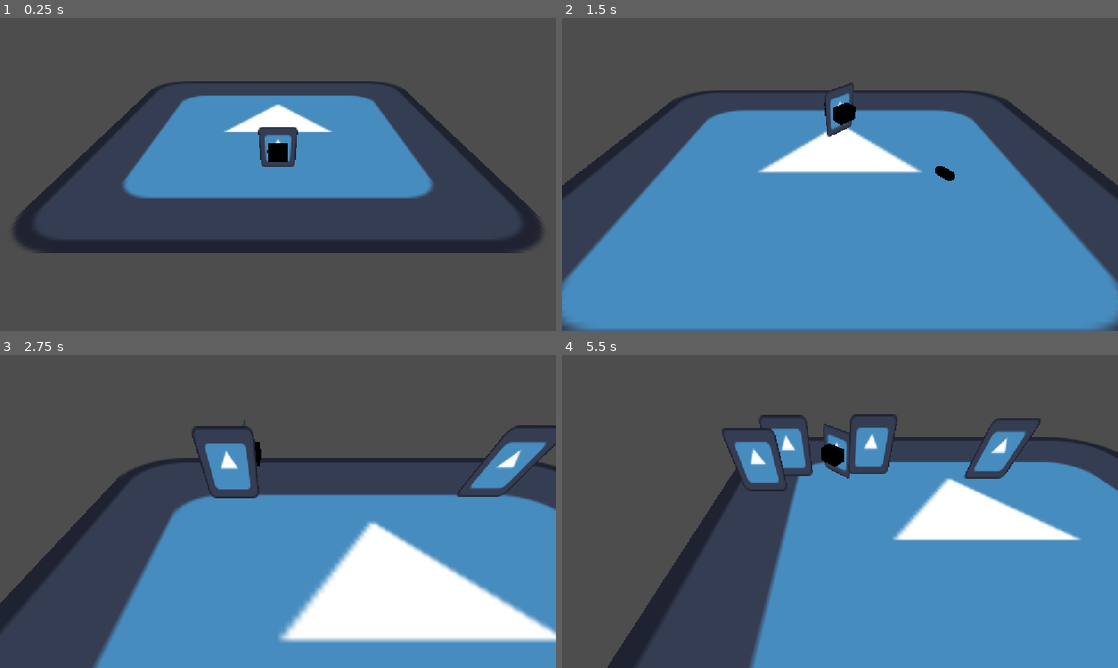
Above: before the commit, frames 1-4 (two rows, left to right).
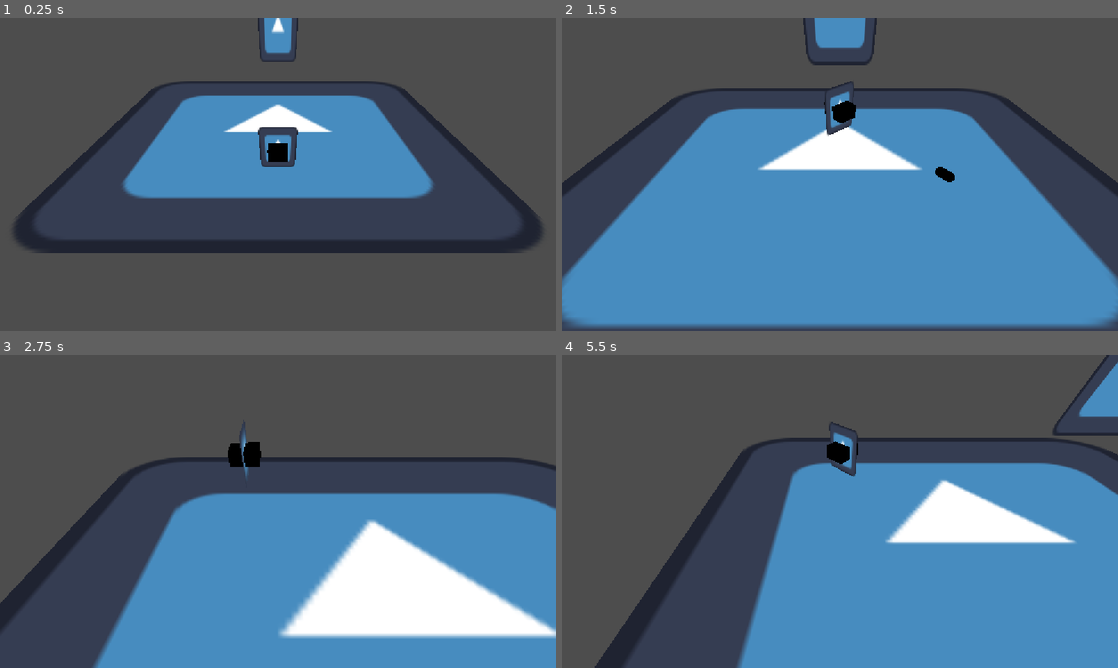
Above: after the commit, the same moments.

Repository: DiegoHernandez31/KDACS
Game: Godot game, scene res://scenes/levels/Debug_Level.tscn
Two runs of this game, one before a commit and one after it. Both use one fixed random seed, a clock stepped at 60 frames per second and the inputs below. This scene is started directly instead of the project's main scene. The engine's default icon, where the game draws it, is replaced by a stand-in: a white triangle on a blue panel in a dark square.
Inputs (mouse positions are in pixels of both pictures, inside the frame that each line leads up to):
- Up to frame 1 (0.25 s): no input
- Up to frame 2 (1.5 s): tap Enter (ui_accept) at 0.5, 0.77 s; move the mouse to (812, 237) at 0.52 s; hold W (ui_up) from 0.53 s (still down); click (812, 237) at 0.6 s; move the mouse to (1006, 221) at 1.27 s; click (1006, 221) at 1.35 s
- Up to frame 3 (2.75 s): tap Enter (ui_accept) at 1.52 s; move the mouse to (111, 464) at 2.02 s; release W (ui_up) at 2.03 s; hold A (ui_left) from 2.03 s (still down); click (111, 464) at 2.1 s
- Up to frame 4 (5.5 s): move the mouse to (867, 511) at 2.77 s; click (867, 511) at 2.85 s; tap Enter (ui_accept) at 3.02, 3.77, 4.52 s; move the mouse to (756, 433) at 3.52 s; release A (ui_left) at 3.53 s; hold S (ui_down) 3.53-4.28 s; click (756, 433) at 3.6 s; move the mouse to (962, 495) at 4.27 s; hold D (ui_right) 4.28-5.03 s; click (962, 495) at 4.35 s; move the mouse to (728, 527) at 5.02 s; hold W (ui_up) from 5.03 s (still down); click (728, 527) at 5.1 s

The runs differ from the first frame. In frame 1, 0.7% of the frame differs, in the area x 46-54%, y 0-14%; in frame 2, 6.6%; in frame 3, 5.9%; in frame 4, 10%, in the area x 5-100%, y 0-100%.

Commit message:
Revert "AddCollisionsAndDieCounter"

Diff:
--- a/scenes/characters/Jhon_Pick.tscn
+++ b/scenes/characters/Jhon_Pick.tscn
@@ -7,9 +7,8 @@
 [sub_resource type="CapsuleShape3D" id="CapsuleShape3D_un3et"]
 height = 1.6435547
 
-[node name="CharacterBody3D" type="CharacterBody3D" unique_id=2133185571 groups=["player"]]
+[node name="CharacterBody3D" type="CharacterBody3D" unique_id=2133185571]
 collision_layer = 2
-collision_mask = 3
 script = ExtResource("1_ptpx7")
 
 [node name="CollisionShape3D" type="CollisionShape3D" parent="." unique_id=57734452]
--- a/scenes/characters/enemy.tscn
+++ b/scenes/characters/enemy.tscn
@@ -5,10 +5,7 @@
 
 [sub_resource type="CapsuleShape3D" id="CapsuleShape3D_d33xg"]
 
-[sub_resource type="BoxShape3D" id="BoxShape3D_fulqv"]
-
 [node name="Enemy" type="CharacterBody3D" unique_id=141590176]
-process_mode = 1
 script = ExtResource("1_fulqv")
 
 [node name="CollisionShape3D" type="CollisionShape3D" parent="." unique_id=378649060]
@@ -17,14 +14,3 @@
 [node name="Sprite3D" type="Sprite3D" parent="." unique_id=632087859]
 transform = Transform3D(1, 0, 0, 0, 1.48, 0, 0, 0, 1, 0, 0, 0)
 texture = ExtResource("2_f2e6v")
-
-[node name="AttackArea" type="Area3D" parent="." unique_id=3145319]
-collision_layer = 0
-collision_mask = 2
-
-[node name="CollisionShape3D" type="CollisionShape3D" parent="AttackArea" unique_id=884815329]
-transform = Transform3D(2.9999692, -0.011387211, 0.0073638866, 0.01135786, 2.9999547, 0.011935189, -0.007409079, -0.011907188, 2.999967, 0, 0, 0)
-shape = SubResource("BoxShape3D_fulqv")
-
-[connection signal="body_entered" from="AttackArea" to="." method="_on_attack_area_body_entered"]
-[connection signal="body_exited" from="AttackArea" to="." method="_on_attack_area_body_exited"]
--- a/scenes/levels/Debug_Level.tscn
+++ b/scenes/levels/Debug_Level.tscn
@@ -1,27 +1,20 @@
 [gd_scene format=3 uid="uid://bnx8dasmkrhh3"]
 
 [ext_resource type="PackedScene" uid="uid://bbef8js0k1xdy" path="res://scenes/characters/Jhon_Pick.tscn" id="1_5nid0"]
-[ext_resource type="Script" uid="uid://dphalerisxyfd" path="res://scripts/components/LevelManager.gd" id="1_e4ye6"]
 [ext_resource type="Texture2D" uid="uid://m5i2oylulh8x" path="res://icon.svg" id="1_x5ymp"]
 [ext_resource type="PackedScene" uid="uid://c108b11oonfmc" path="res://scenes/characters/enemy.tscn" id="2_d33xg"]
 [ext_resource type="Script" uid="uid://b1rr3fuefppff" path="res://scripts/components/cameraPlayer.gd" id="3_ckyui"]
-[ext_resource type="PackedScene" uid="uid://c17kllv02vq0f" path="res://scenes/misc/enemySpawner.tscn" id="4_3hn1f"]
 
 [sub_resource type="BoxShape3D" id="BoxShape3D_5nid0"]
 size = Vector3(16.937805, 1.1748047, 11.358612)
 
 [node name="Node3D" type="Node3D" unique_id=992782541]
-script = ExtResource("1_e4ye6")
 
-[node name="Player" parent="." unique_id=2133185571 instance=ExtResource("1_5nid0")]
+[node name="CharacterBody3D" parent="." unique_id=2133185571 instance=ExtResource("1_5nid0")]
 transform = Transform3D(1, 0, 0, 0, 1, 0, 0, 0, 1, 0, 1.7054877, 0)
 
-[node name="EnemySpawner" parent="." unique_id=1104221265 instance=ExtResource("4_3hn1f")]
-transform = Transform3D(1, 0, 0, 0, 1, 0, 0, 0, 1, 4.8593435, 1.5443702, -6.141657)
-enemy_scene = ExtResource("2_d33xg")
-
-[node name="EnemySpawner2" parent="." unique_id=209596819 instance=ExtResource("4_3hn1f")]
-transform = Transform3D(1, 0, 0, 0, 1, 0, 0, 0, 1, -4.9049206, 1.6959805, -6.108165)
+[node name="Enemy" parent="." unique_id=141590176 instance=ExtResource("2_d33xg")]
+transform = Transform3D(1, 0, 0, 0, 1, 0, 0, 0, 1, 0, 4.052291, -3.1639633)
 
 [node name="StaticBody3D" type="StaticBody3D" parent="." unique_id=48323474]
 
@@ -37,4 +30,4 @@
 [node name="Camera3D" type="Camera3D" parent="." unique_id=952598562 node_paths=PackedStringArray("target")]
 transform = Transform3D(1, 0, 0, 0, 0.70710677, 0.70710677, 0, -0.70710677, 0.70710677, 0, 7.8738747, 4.5980306)
 script = ExtResource("3_ckyui")
-target = NodePath("../Player")
+target = NodePath("../CharacterBody3D")
--- a/scenes/misc/enemySpawner.tscn
+++ /dev/null
@@ -1,14 +0,0 @@
-[gd_scene format=3 uid="uid://c17kllv02vq0f"]
-
-[ext_resource type="Script" uid="uid://q4wugoitm8wc" path="res://scripts/components/enemySpawner.gd" id="1_3d7je"]
-[ext_resource type="PackedScene" uid="uid://c108b11oonfmc" path="res://scenes/characters/enemy.tscn" id="2_cs4k0"]
-
-[node name="EnemySpawner" type="Node3D" unique_id=1104221265]
-script = ExtResource("1_3d7je")
-enemy_scene = ExtResource("2_cs4k0")
-
-[node name="SpawnTimer" type="Timer" parent="." unique_id=1820509765]
-
-[node name="SpawnPoint1" type="Marker3D" parent="." unique_id=1071661515]
-
-[node name="SpawnPoint2" type="Marker3D" parent="." unique_id=2081859223]
--- a/scripts/components/LevelManager.gd
+++ /dev/null
@@ -1,26 +0,0 @@
-extends Node3D
-
-var total_enemies: int = 0
-var enemies_killed: int = 0
-var level_completed: bool = false
-
-func _ready():
-	add_to_group("level_manager")
-	await get_tree().process_frame
-	var spawners = get_tree().get_nodes_in_group("spawner")
-	for s in spawners:
-		total_enemies += s.total_enemies_this_level
-	print("Misión: Sobrevivir a ", total_enemies, " enemigos.")
-	print("Muertos: ", enemies_killed, "/", total_enemies)
-
-func enemy_died():
-	if level_completed:
-		return
-
-	enemies_killed += 1
-	var remaining = total_enemies - enemies_killed
-	print("Enemigo destruido. Quedan por eliminar: ", remaining)
-
-	if enemies_killed >= total_enemies:
-		level_completed = true
-		print("¡NIVEL COMPLETADO! Has sobrevivido a las oleadas.")
--- a/scripts/components/enemy.gd
+++ b/scripts/components/enemy.gd
@@ -1,83 +1,12 @@
 extends CharacterBody3D
 
-signal died
+@onready var sprite = $Sprite3D
 
-@export var max_health: int = 100
-@export var move_speed: float = 3.0
-@export var attack_damage: int = 10
-@export var attack_speed: float = 1.0 # Tiempo entre cada golpe (segundos)
-
-var current_health: int
-var player: Node3D
-var player_in_range: Node3D = null # Almacena al jugador si está a rango de ataque
-var attack_timer: float = 0.0
+const SPEED = 5.0
 
 var gravity = ProjectSettings.get_setting("physics/3d/default_gravity")
 
-func _ready():
-	current_health = max_health
-	player = get_tree().get_first_node_in_group("player")
-
 func _physics_process(delta):
-	# 1. Aplicar gravedad
+	# Aplicar gravedad
 	if not is_on_floor():
 		velocity.y -= gravity * delta
-
-	# 2. Lógica de Persecución y Ataque
-	if player != null:
-		if player_in_range != null:
-			# El jugador ESTÁ en el área de ataque. Nos detenemos.
-			velocity.x = 0
-			velocity.z = 0
-
-			# Lógica de daño periódico
-			attack_timer -= delta
-			if attack_timer <= 0.0:
-				if player_in_range.has_method("take_damage"):
-					player_in_range.take_damage(attack_damage)
-				attack_timer = attack_speed # Reiniciamos el temporizador
-		else:
-			# El jugador NO ESTÁ a rango. Lo perseguimos.
-			var direction = (player.global_position - global_position)
-			direction.y = 0
-			direction = direction.normalized()
-
-			velocity.x = direction.x * move_speed
-			velocity.z = direction.z * move_speed
-
-			# Preparamos el ataque para golpear de inmediato al alcanzarlo
-			attack_timer = 0.0
-	else:
-		velocity.x = move_toward(velocity.x, 0, move_speed)
-		velocity.z = move_toward(velocity.z, 0, move_speed)
-
-	# 3. Mover
-	move_and_slide()
-
-# --- SEÑALES DEL ATTACK AREA ---
-func _on_attack_area_body_entered(body):
-	if body.is_in_group("player"):
-		print("¡Jugador detectado por el área! Deteniendo enemigo.")
-		player_in_range = body
-
-func _on_attack_area_body_exited(body):
-	if body.is_in_group("player"):
-		print("Jugador salió del área. Reanudando persecución.")
-		player_in_range = null
-
-# --- SISTEMA DE SALUD DEL ENEMIGO ---
-# enemy.gd (solo emite, NO llama al LevelManager)
-var is_dead: bool = false
-
-func die():
-	if is_dead:
-		return
-	is_dead = true
-	died.emit()
-	queue_free()
-func take_damage(amount: int):
-	if is_dead:
-		return
-	current_health -= amount
-	if current_health <= 0:
-		die()
--- a/scripts/components/enemySpawner.gd
+++ /dev/null
@@ -1,57 +0,0 @@
-extends Node3D
-
-@export var enemy_scene: PackedScene # Aquí arrastrarás tu Enemy.tscn
-@export var total_enemies_this_level: int = 10
-@export var spawn_interval: float = 2.0
-
-var enemies_spawned: int = 0
-var enemies_alive: int = 0
-var spawn_points: Array[Node3D] = []
-
-@onready var spawn_timer = $SpawnTimer
-
-func _ready():
-	add_to_group("spawner")
-	# Recolectamos todos los Marker3D para usarlos como puntos de spawn
-	for child in get_children():
-		if child is Marker3D:
-			spawn_points.append(child)
-
-	if spawn_points.is_empty():
-		print("¡ADVERTENCIA: No hay Marker3D en el Spawner para posicionar enemigos!")
-
-	# Configuramos el temporizador
-	spawn_timer.wait_time = spawn_interval
-	spawn_timer.timeout.connect(_on_spawn_timer_timeout)
-	spawn_timer.start()
-
-func _on_spawn_timer_timeout():
-	if enemies_spawned < total_enemies_this_level:
-		spawn_enemy()
-	else:
-		spawn_timer.stop() # Ya salieron todos, detenemos el reloj
-
-func spawn_enemy():
-	if enemy_scene == null or spawn_points.is_empty():
-		return
-
-	var new_enemy = enemy_scene.instantiate()
-
-	# Conectar la señal ANTES de añadirlo
-	new_enemy.died.connect(_on_enemy_died)
-
-	var point = spawn_points.pick_random()
-
-	# Primero add_child, después la posición
-	get_parent().add_child(new_enemy)
-	new_enemy.global_position = point.global_position
-
-	enemies_spawned += 1
-	enemies_alive += 1
-	print(name, " spawneó. Le quedan por salir: ", total_enemies_this_level - enemies_spawned)
-
-# enemySpawner.gd
-func _on_enemy_died():
-	var manager = get_tree().get_first_node_in_group("level_manager")
-	if manager:
-		manager.enemy_died()
--- a/scripts/components/player.gd
+++ b/scripts/components/player.gd
@@ -6,23 +6,10 @@
 
 const SPEED = 5.0
 const JUMP_VELOCITY = 4.5
-var health: int = 100
-
-func take_damage(amount: int):
-
-	if is_dead:
-		return
-	health -= amount
-	print("Jugador recibió daño. Vida restante: ", health)
-	if health <= 0:
-		print("El jugador ha muerto.")
-		die()
-		# Aquí luego puedes reiniciar el nivel o mostrar pantalla de Game Over
 
 var gravity = ProjectSettings.get_setting("physics/3d/default_gravity")
 
 func _physics_process(delta):
-
 	# Aplicar gravedad
 	if not is_on_floor():
 		velocity.y -= gravity * delta
@@ -78,19 +65,3 @@
 		if aim_pivot.has_node("Weapon"):
 			var weapon = aim_pivot.get_node("Weapon")
 			weapon.shoot()
-
-
-var is_dead: bool = false # Esta es nuestra barrera de seguridad
-
-func die():
-	is_dead = true # Activamos la bandera para no recibir más daño
-	print("El jugador ha muerto. Reiniciando de forma segura...")
-
-	# 2. (Opcional pero recomendado) Desactivamos la colisión del jugador
-	# para que el enemigo lo suelte. Asegúrate de que el nombre del nodo coincida.
-	if has_node("CollisionShape3D"):
-		$CollisionShape3D.set_deferred("disabled", true)
-
-	# 3. Reiniciamos el nivel limpiamente
-	# IMPORTANTE: Asegúrate de borrar cualquier get_tree().paused = true que tuvieras antes
-	get_tree().reload_current_scene()
Not shown, removed: scripts/components/LevelManager.gd.uid
Not shown, removed: scripts/components/enemySpawner.gd.uid
